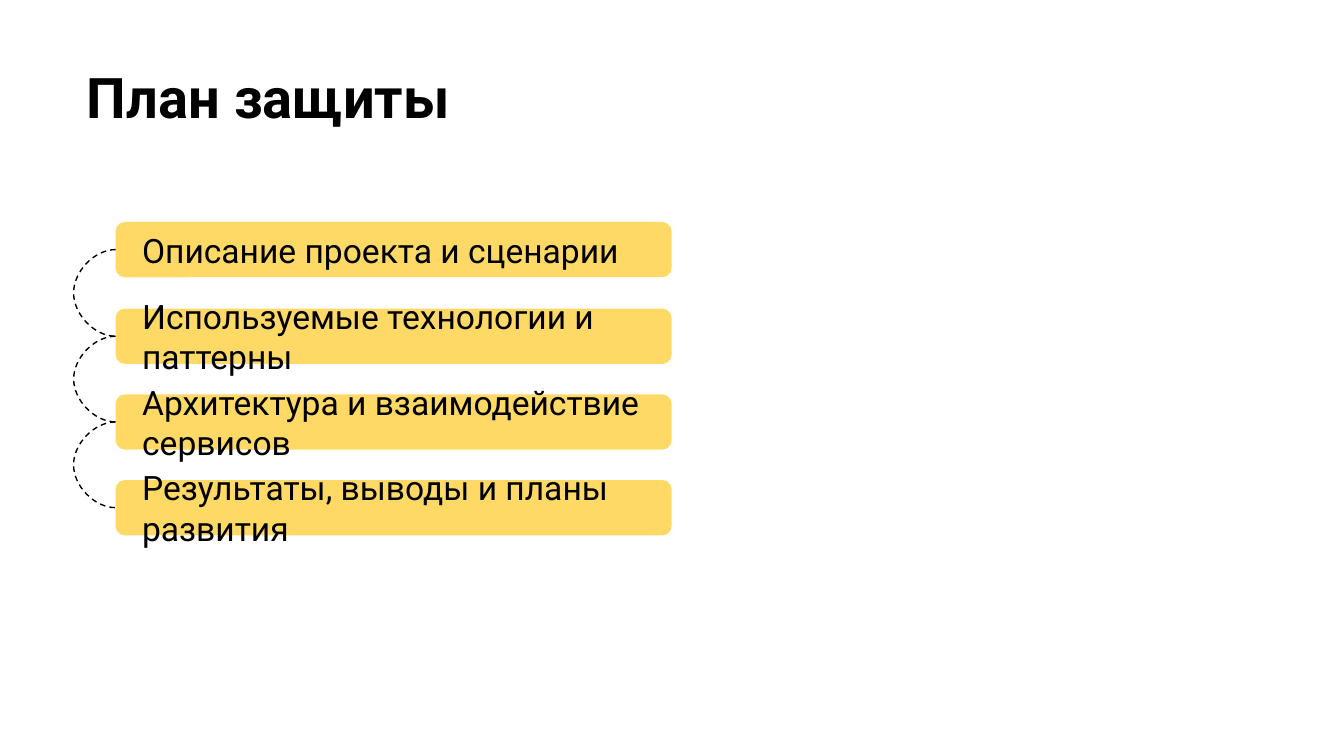
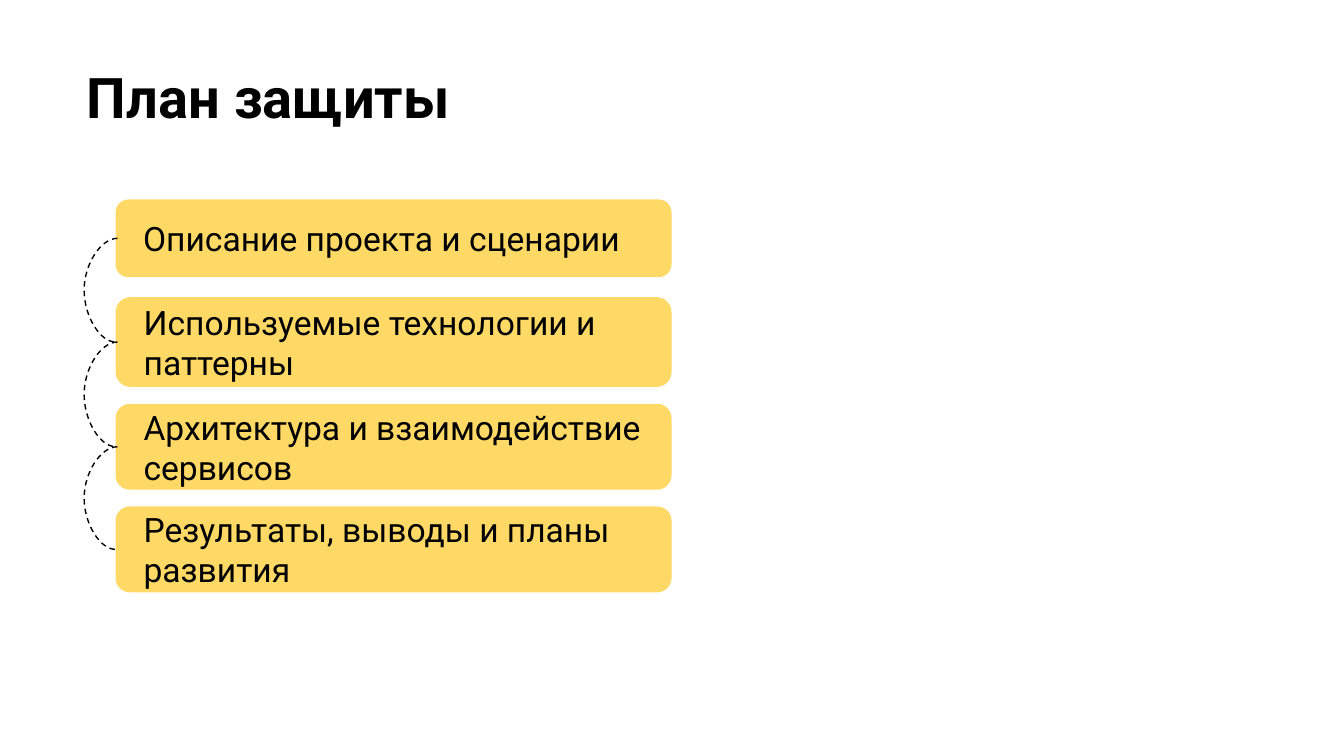
Before and after one commit to 1Mapa1/otus, a slide deck: slide 4 of Проектная работа/Презентация/Онлайн-магазин с использованием микросервисной архитектуры.pptx. Drawn at 1344x756 pixels with LibreOffice and Linux fonts; fonts in the diff are those of the drawing; background and template pictures are left out. Boxes give left, top, right and bottom in pixels: in the first picture for what was removed or moved away, otherwise in the second. Text is boxed around its words. In the diff, an @@ line names an element or a change of style, - is before the commit and + after.

```diff
--- a/Проектная работа/Презентация/Онлайн-магазин с использованием микросервисной архитектуры.pptx
+++ b/Проектная работа/Презентация/Онлайн-магазин с использованием микросервисной архитектуры.pptx
@@ rounded rectangle "Описание проекта и сценарии": place and size @@
-rounded rectangle "Описание проекта и сценарии" at (116, 222, 672, 277)
+rounded rectangle "Описание проекта и сценарии" at (116, 199, 672, 277)
@@ curved line moved from (116, 250) - (116, 336) to (117, 238) - (116, 343) @@
@@ rounded rectangle "Используемые технологии и паттерны": place and size @@
-rounded rectangle "Используемые технологии и паттерны" at (116, 309, 672, 364)
+rounded rectangle "Используемые технологии и паттерны" at (116, 297, 672, 387)
@@ curved line moved from (116, 336) - (116, 422) to (117, 343) - (116, 446) @@
@@ rounded rectangle "Архитектура и взаимодействие сервисов": place and size @@
-rounded rectangle "Архитектура и взаимодействие сервисов" at (116, 394, 672, 449)
+rounded rectangle "Архитектура и взаимодействие сервисов" at (116, 403, 672, 489)
@@ curved line moved from (116, 422) - (116, 508) to (117, 446) - (116, 550) @@
@@ rounded rectangle "Результаты, выводы и планы развития": place and size @@
-rounded rectangle "Результаты, выводы и планы развития" at (116, 480, 672, 535)
+rounded rectangle "Результаты, выводы и планы развития" at (116, 507, 672, 593)
```
Also in this commit, not shown: 4 other slides changed, 1 slide removed, 8 other files.
